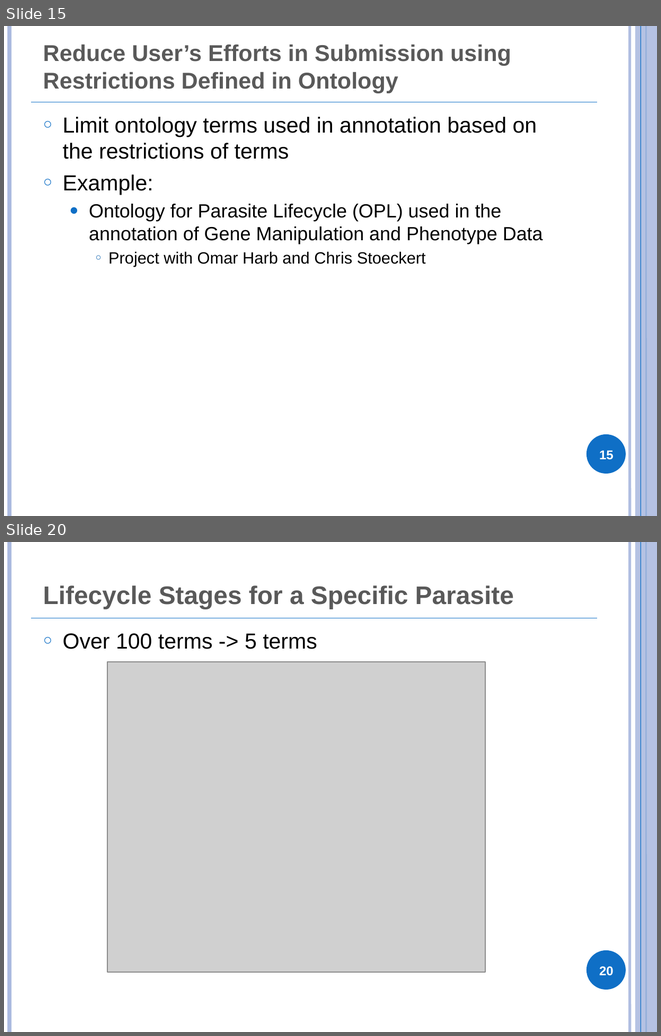
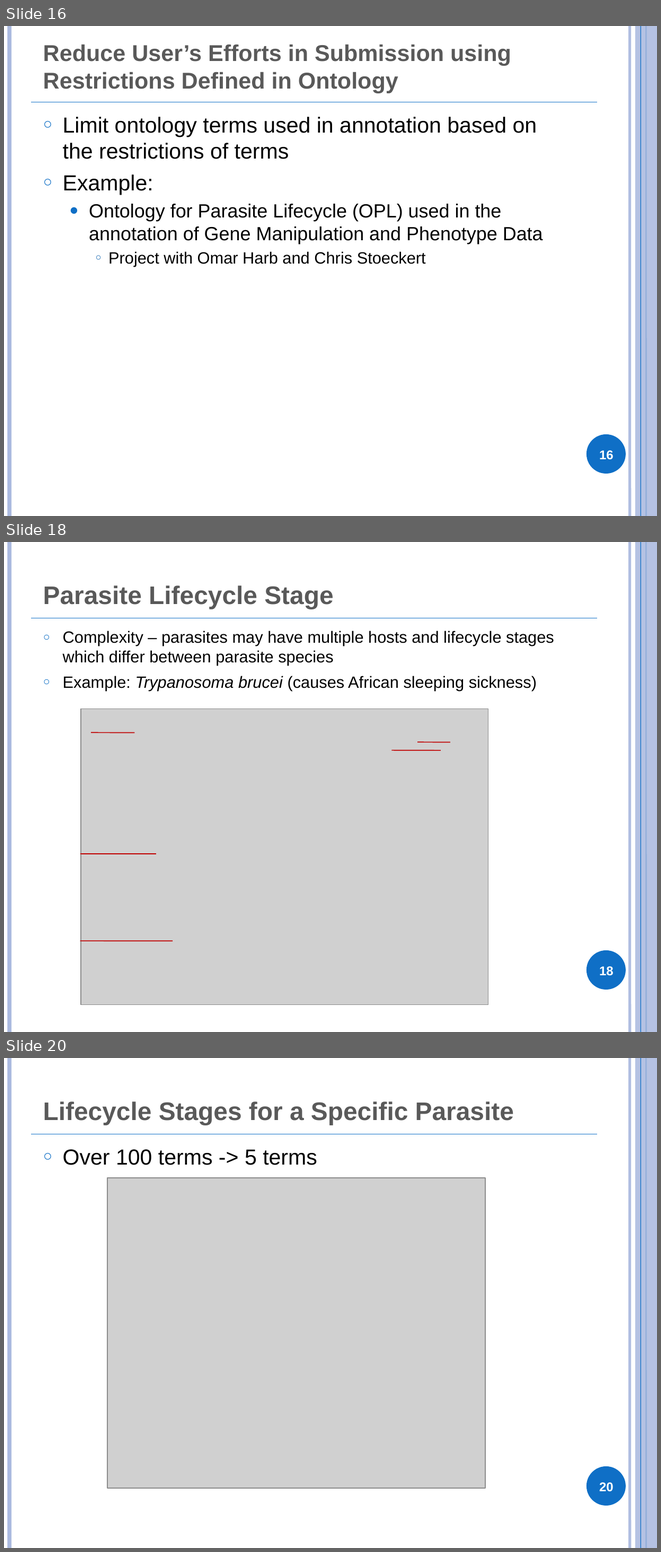
Before and after one commit to obi-ontology/obi-legacy-svn, a slide deck: trunk/docs/presentations/OBI tutorial July 2011 ICBO/EuPathDB.pptx. Shown one above the other, each under a label of ours: slides 15 and 20 before the commit, slides 16, 18 and 20 after it; the slides between them are not shown. The pictures are 661x1036 and 661x1552 pixels, drawn with LibreOffice and Linux fonts; fonts in the diff are those of the drawing; grey boxes stand for pictures. Boxes give left, top, right and bottom in pixels: in the first picture for what was removed or moved away, otherwise in the second. Text is boxed around its words. In the diff, an @@ line names an element or a change of style, - is before the commit and + after.

```diff
--- a/trunk/docs/presentations/OBI tutorial July 2011 ICBO/EuPathDB.pptx
+++ b/trunk/docs/presentations/OBI tutorial July 2011 ICBO/EuPathDB.pptx
@@ slide 18 added at <box>4,542,657,1032</box>, background #FFFFFF; not listed: 7 template elements that a slide beside it also shows @@
@@ title added at <box>43,585,333,609</box>, 28 pt, text #595959, bold @@
+Parasite Lifecycle Stage
@@ text added at <box>63,631,554,690</box>, 18 pt, text #000000 @@
+○ Complexity – parasites may have multiple hosts and lifecycle stages which differ between parasite species
+○ Example: Trypanosoma brucei (causes African sleeping sickness)
@@ group added at <box>80,708,488,1004</box>: 5 lines, 1 picture @@
@@ page number added at <box>599,966,614,976</box>, 14 pt, text #FFFFFF, bold @@
+18
@@ what was slide 15 is now slide 16 @@
@@ page number at <box>599,450,614,460</box>: text changed @@
-15
+16
```
Also in this commit, not shown: 6 slides changed, 1 other slide added, 2 slides removed.
